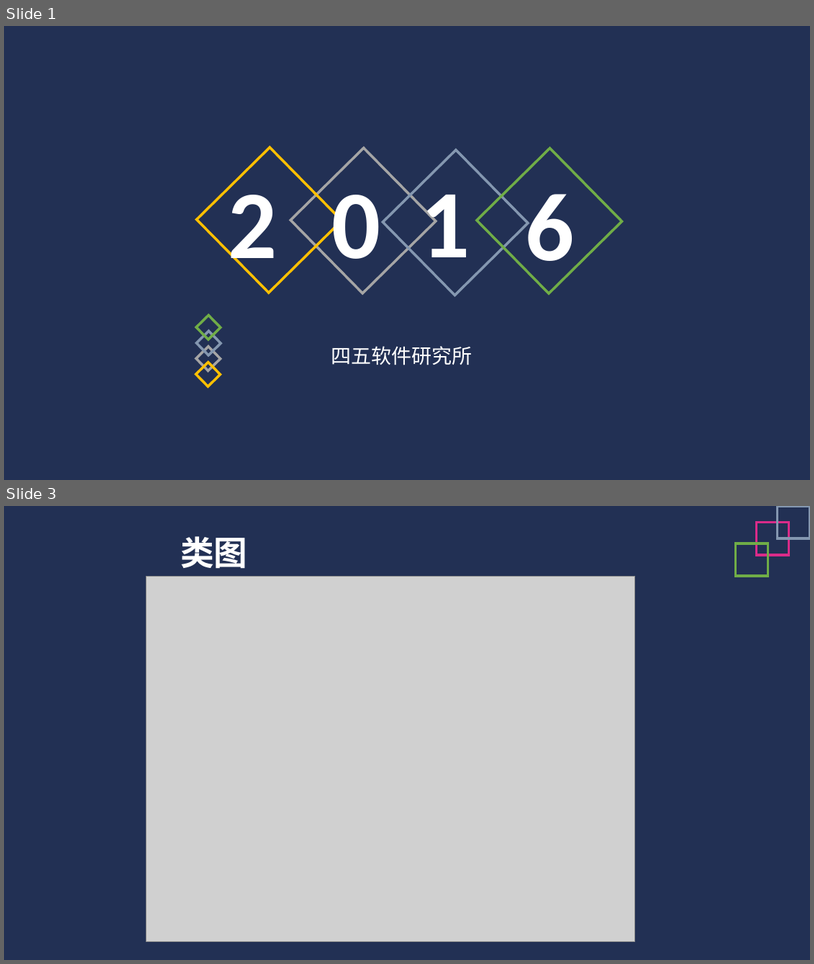
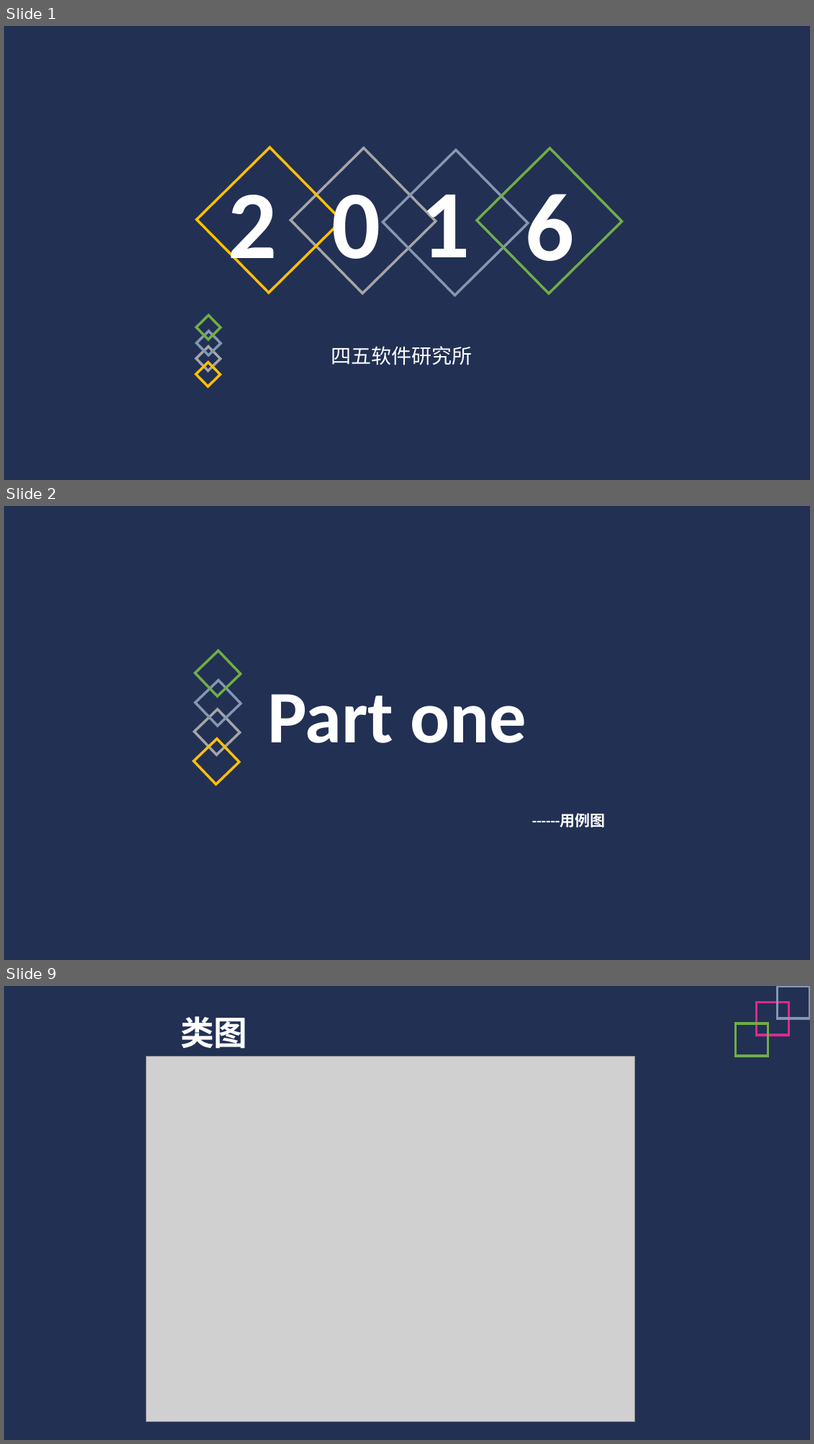
Before and after one commit to Glossy/WebEngineering, a slide deck: 应用建模.pptx. Shown one above the other, each under a label of ours: slides 1 and 3 before the commit, slides 1, 2 and 9 after it; the slides between them are not shown. The pictures are 814x964 and 814x1444 pixels, drawn with LibreOffice and Linux fonts; fonts in the diff are those of the drawing; grey boxes stand for pictures. Boxes give left, top, right and bottom in pixels: in the first picture for what was removed or moved away, otherwise in the second. Text is boxed around its words. In the diff, an @@ line names an element or a change of style, - is before the commit and + after.

Commit message:
用例图、活动图、超文本访问模型

```diff
--- a/应用建模.pptx
+++ b/应用建模.pptx
@@ slide 2 added at <box>4,506,810,960</box>, background #FFFFFF; not listed: 2 template elements that a slide beside it also shows @@
@@ group added at <box>194,651,240,784</box>: 4 rectangles @@
@@ text added at <box>268,694,527,743</box>, 88 pt, text #FFFFFF, bold @@
+Part one
@@ text added at <box>532,813,606,827</box>, 18 pt, text #FFFFFF, bold @@
+------用例图
@@ what was slide 3 is now slide 9 @@
```
Also in this commit, not shown: 1 slide changed, 5 other slides added, 3 other files.
